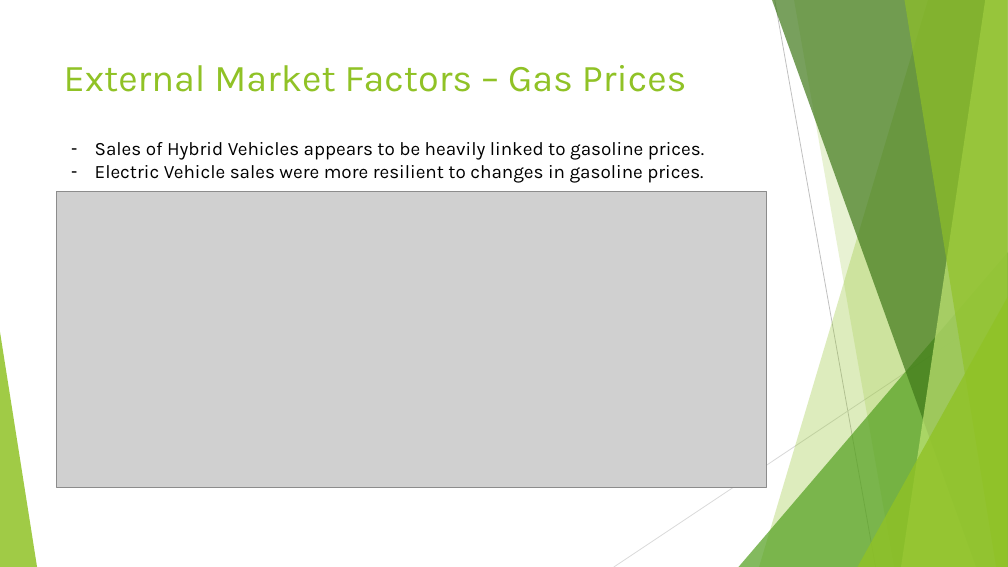
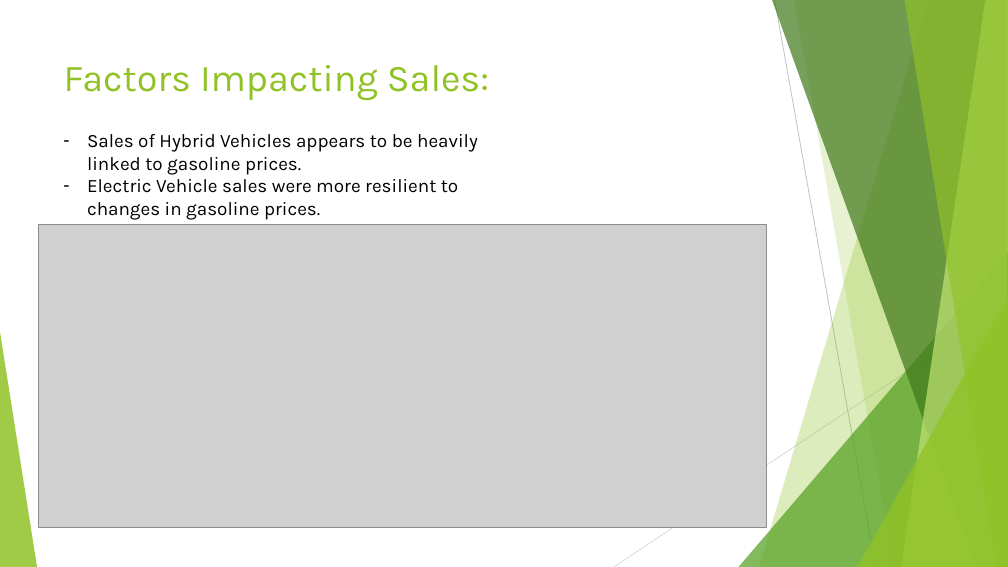
Before and after one commit to Barbara-Gordon/Team9, a slide deck: slide 9 of Presentation1.pptx (slide 14 before the commit). Drawn at 1008x567 pixels with LibreOffice and Linux fonts; fonts in the diff are those of the drawing; grey boxes stand for pictures. Boxes give left, top, right and bottom in pixels: in the first picture for what was removed or moved away, otherwise in the second. Text is boxed around its words. In the diff, an @@ line names an element or a change of style, - is before the commit and + after.

```diff
--- a/Presentation1.pptx
+++ b/Presentation1.pptx
@@ title at bbox=[64, 65, 489, 101]: text changed @@
-External Market Factors – Gas Prices
+Factors Impacting Sales:
@@ text "Sales of Hybrid Vehicles appears ..." rewrapped from bbox=[95, 142, 704, 183] to bbox=[87, 134, 478, 220] @@
@@ picture: place and size @@
-picture at bbox=[56, 191, 767, 488]
+picture at bbox=[39, 224, 767, 527]
```
Also in this commit, not shown: 7 other slides changed, 10 slides added, 18 slides removed.
